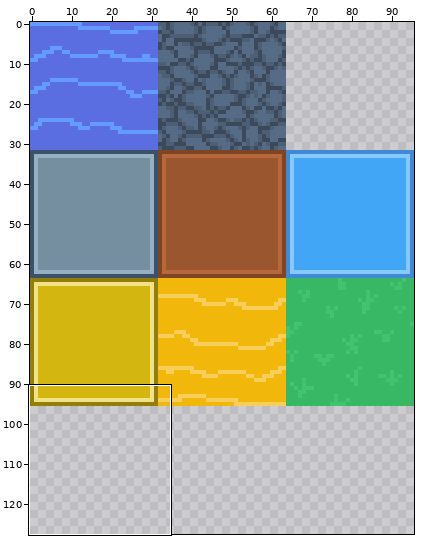
Pixel-art file: Assets/Art/Terrain.ase. Above: a wide view before the commit, with the close-up outlined.
Close-up. Before:
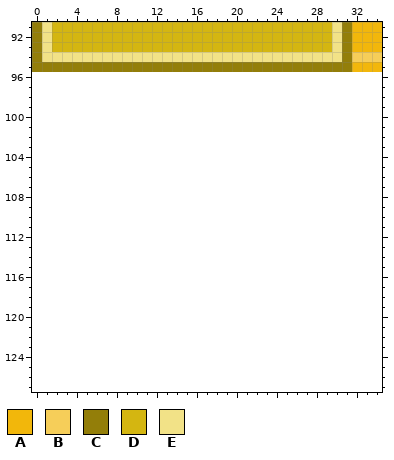
96x96 pixels, 1 frame. Shown: x 0..34, y 91..127. The old version is drawn lined up with the new one, on the new canvas.
Visible layers, top first: "Water", "Stone & Ore", "Grass".
Palette (. is transparent): A #f2b70b  B #f6ce59  C #937e09  D #d4b611  E #f2e287
Pixels before, first column x 0:
91 CEDDDDDDDDDDDDDDDDDDDDDDDDDDDDECAAA
92 CEDDDDDDDDDDDDDDDDDDDDDDDDDDDDECAAA
93 CEDDDDDDDDDDDDDDDDDDDDDDDDDDDDECAAA
94 CEEEEEEEEEEEEEEEEEEEEEEEEEEEEEECBBB
95 CCCCCCCCCCCCCCCCCCCCCCCCCCCCCCCCAAA
New version:
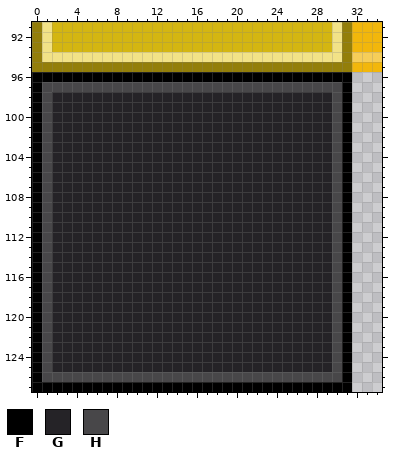
Colours new in this view: F #000000  G #252327  H #484749
The exact change:
canvas 96x96 -> 96x128
Changed rows in their new state; - is an unchanged pixel.
first column x 0:
 96 FFFFFFFFFFFFFFFFFFFFFFFFFFFFFFFF
 97 FHHHHHHHHHHHHHHHHHHHHHHHHHHHHHHF
 98 FHGGGGGGGGGGGGGGGGGGGGGGGGGGGGHF
 99 FHGGGGGGGGGGGGGGGGGGGGGGGGGGGGHF
100 FHGGGGGGGGGGGGGGGGGGGGGGGGGGGGHF
101 FHGGGGGGGGGGGGGGGGGGGGGGGGGGGGHF
102 FHGGGGGGGGGGGGGGGGGGGGGGGGGGGGHF
103 FHGGGGGGGGGGGGGGGGGGGGGGGGGGGGHF
104 FHGGGGGGGGGGGGGGGGGGGGGGGGGGGGHF
105 FHGGGGGGGGGGGGGGGGGGGGGGGGGGGGHF
106 FHGGGGGGGGGGGGGGGGGGGGGGGGGGGGHF
107 FHGGGGGGGGGGGGGGGGGGGGGGGGGGGGHF
108 FHGGGGGGGGGGGGGGGGGGGGGGGGGGGGHF
109 FHGGGGGGGGGGGGGGGGGGGGGGGGGGGGHF
110 FHGGGGGGGGGGGGGGGGGGGGGGGGGGGGHF
111 FHGGGGGGGGGGGGGGGGGGGGGGGGGGGGHF
112 FHGGGGGGGGGGGGGGGGGGGGGGGGGGGGHF
113 FHGGGGGGGGGGGGGGGGGGGGGGGGGGGGHF
114 FHGGGGGGGGGGGGGGGGGGGGGGGGGGGGHF
115 FHGGGGGGGGGGGGGGGGGGGGGGGGGGGGHF
116 FHGGGGGGGGGGGGGGGGGGGGGGGGGGGGHF
117 FHGGGGGGGGGGGGGGGGGGGGGGGGGGGGHF
118 FHGGGGGGGGGGGGGGGGGGGGGGGGGGGGHF
119 FHGGGGGGGGGGGGGGGGGGGGGGGGGGGGHF
120 FHGGGGGGGGGGGGGGGGGGGGGGGGGGGGHF
121 FHGGGGGGGGGGGGGGGGGGGGGGGGGGGGHF
122 FHGGGGGGGGGGGGGGGGGGGGGGGGGGGGHF
123 FHGGGGGGGGGGGGGGGGGGGGGGGGGGGGHF
124 FHGGGGGGGGGGGGGGGGGGGGGGGGGGGGHF
125 FHGGGGGGGGGGGGGGGGGGGGGGGGGGGGHF
126 FHHHHHHHHHHHHHHHHHHHHHHHHHHHHHHF
127 FFFFFFFFFFFFFFFFFFFFFFFFFFFFFFFF
Pixel boxes of the changes (left, top, right, bottom) in both close-ups:
added: (32, 72, 352, 392)
